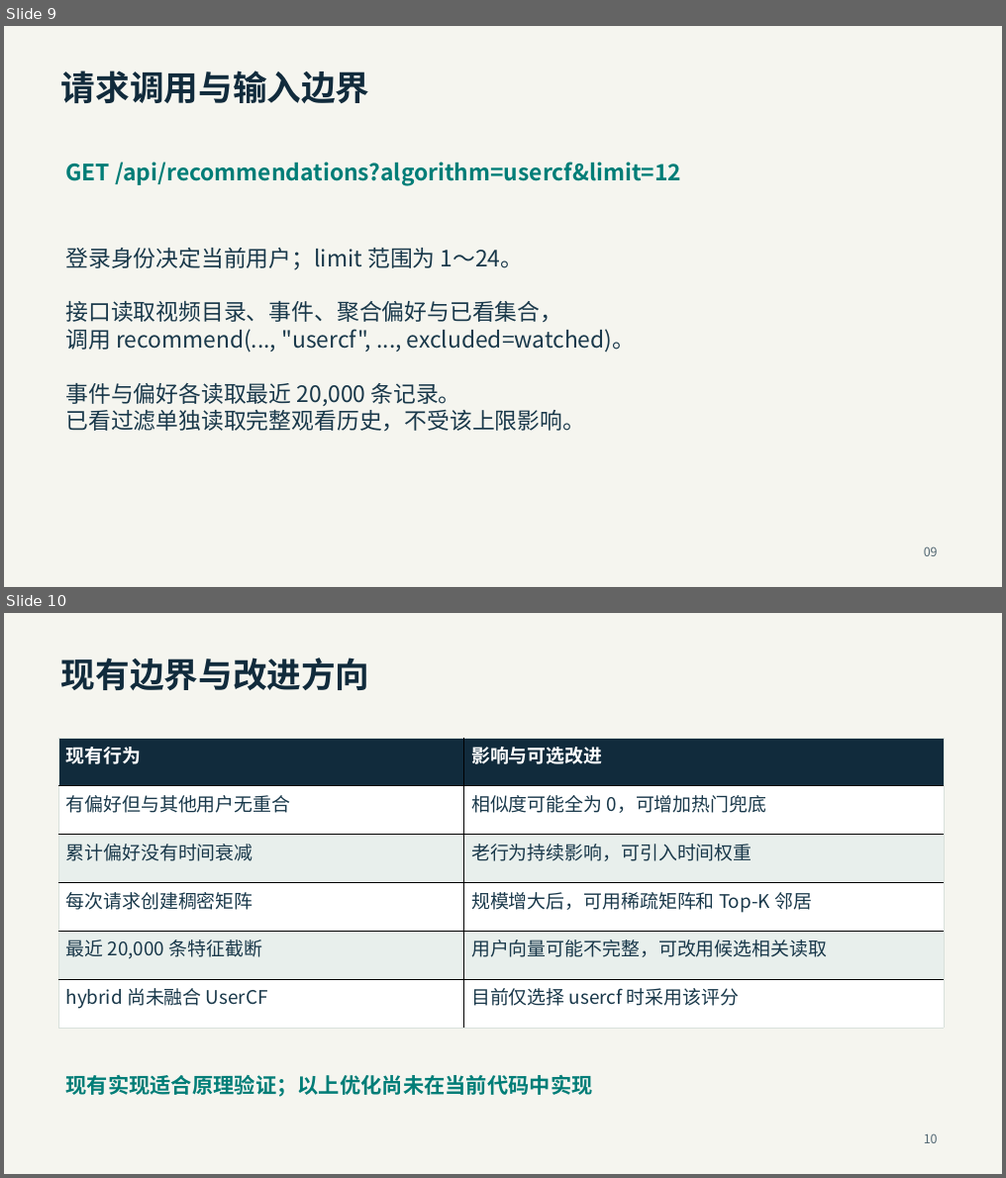
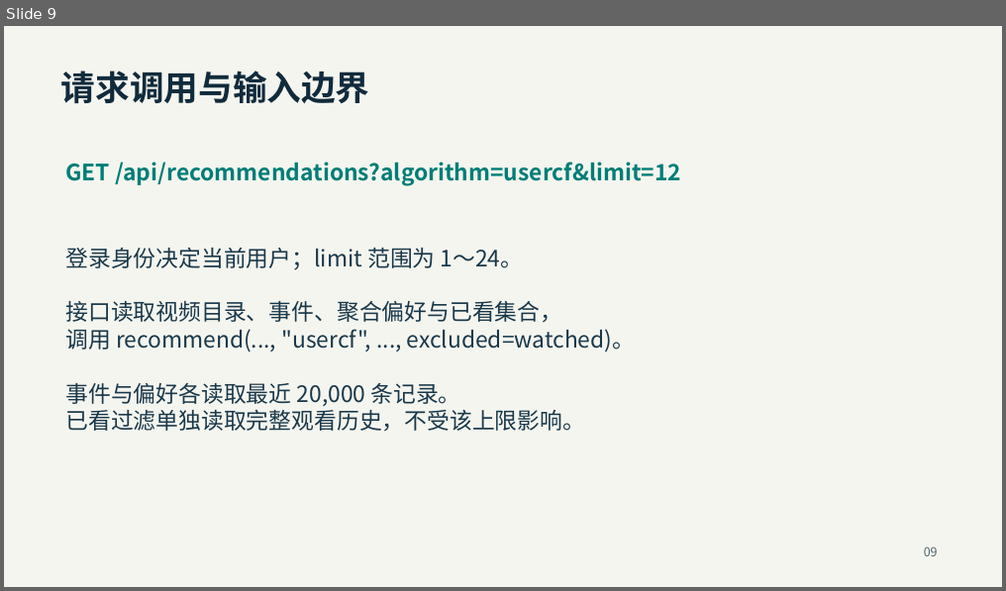
Before and after one commit to snowflake25258/rec, a slide deck: output/UserCF代码结构与原理.pptx. Shown one above the other, each under a label of ours: slides 9 and 10 before the commit, slide 9 after it. The pictures are 1006x1178 and 1006x591 pixels, drawn with LibreOffice and Linux fonts; fonts in the diff are those of the drawing. Boxes give left, top, right and bottom in pixels: in the first picture for what was removed or moved away, otherwise in the second. Text is boxed around its words. In the diff, an @@ line names an element or a change of style, - is before the commit and + after.

```diff
--- a/output/UserCF代码结构与原理.pptx
+++ b/output/UserCF代码结构与原理.pptx
@@ slide 10 removed at [4,613,1002,1174], background #F5F5EF @@
@@ text removed at [61,658,370,690] @@
-现有边界与改进方向
@@ table removed at [58,738,944,1029], 6 rows, 2 columns @@
-现有行为 | 影响与可选改进
-有偏好但与其他用户无重合 | 相似度可能全为 0，可增加热门兜底
-累计偏好没有时间衰减 | 老行为持续影响，可引入时间权重
-每次请求创建稠密矩阵 | 规模增大后，可用稀疏矩阵和 Top-K 邻居
-最近 20,000 条特征截断 | 用户向量可能不完整，可改用候选相关读取
-hybrid 尚未融合 UserCF | 目前仅选择 usercf 时采用该评分
@@ text removed at [66,1075,593,1097] @@
-现有实现适合原理验证；以上优化尚未在当前代码中实现
@@ text removed at [924,1134,938,1144] @@
-10
```
Also in this commit, not shown: 31 other files.
